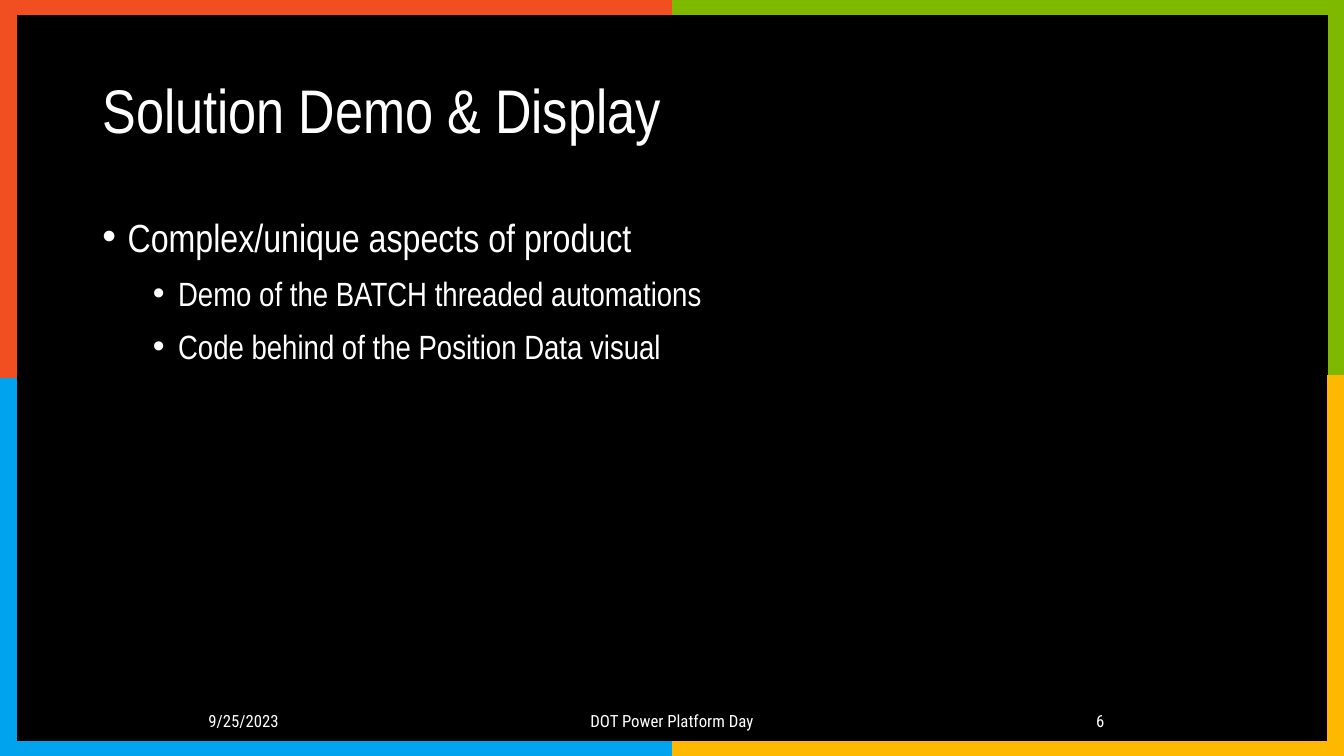
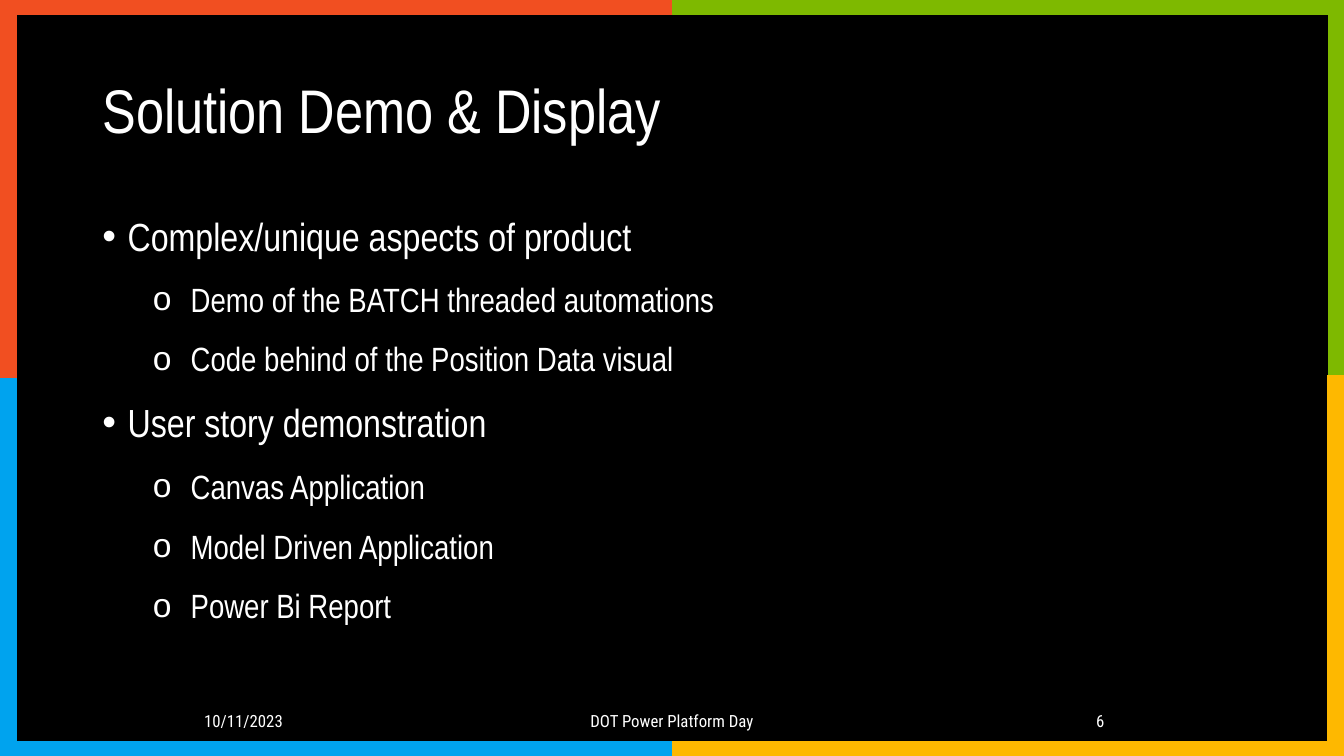
Before and after one commit to blakeZTL/DOT-PowerPlatformDay, a slide deck: slide 6 of Eagle Eye Presentation.pptx. Drawn at 1344x756 pixels with LibreOffice and Linux fonts; fonts in the diff are those of the drawing; background and template pictures are left out. Boxes give left, top, right and bottom in pixels: in the first picture for what was removed or moved away, otherwise in the second. Text is boxed around its words. In the diff, an @@ line names an element or a change of style, - is before the commit and + after.

```diff
--- a/Eagle Eye Presentation.pptx
+++ b/Eagle Eye Presentation.pptx
@@ text at bbox=[191, 287, 714, 372]: bullet • to o; list level 2 to 3 in "Demo of the BATCH threaded ..."; list level 2 to 3 in "Code behind of the Position ..." @@
@@ text at bbox=[128, 408, 494, 625]: paragraphs added @@
+• User story demonstration
+    o Canvas Application
+    o Model Driven Application
+    o Power Bi Report
@@ text at bbox=[204, 715, 283, 728]: text changed @@
-9/25/2023
+10/11/2023
```
Also in this commit, not shown: 8 other slides changed, 1 slide removed.
